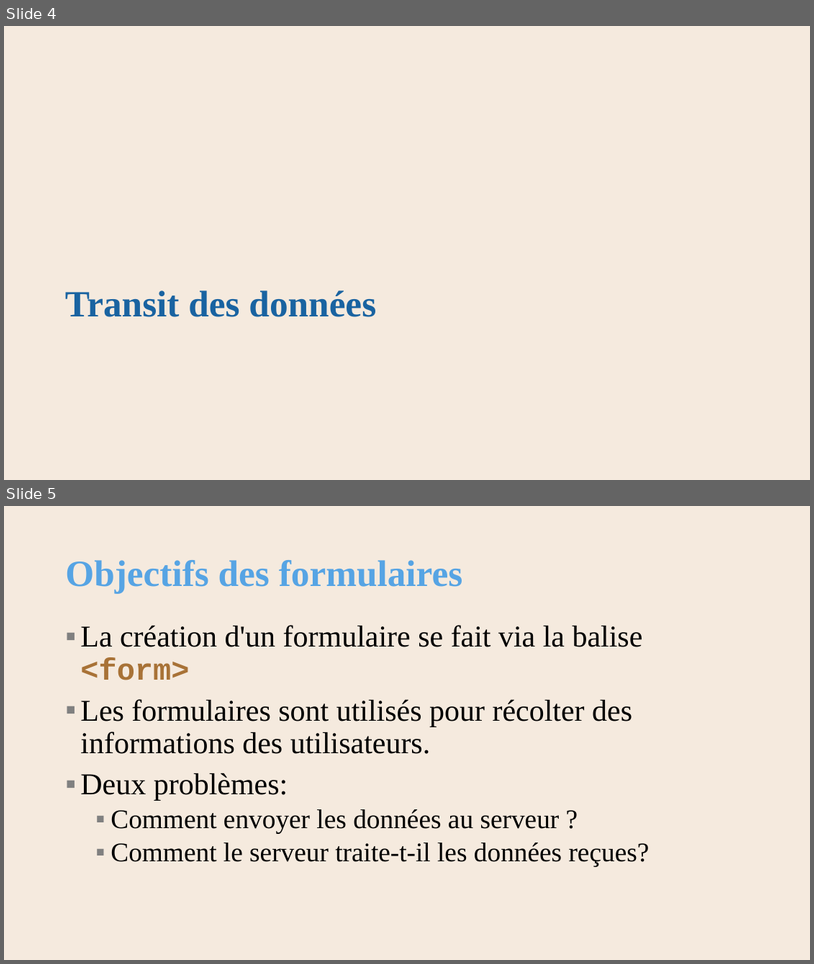
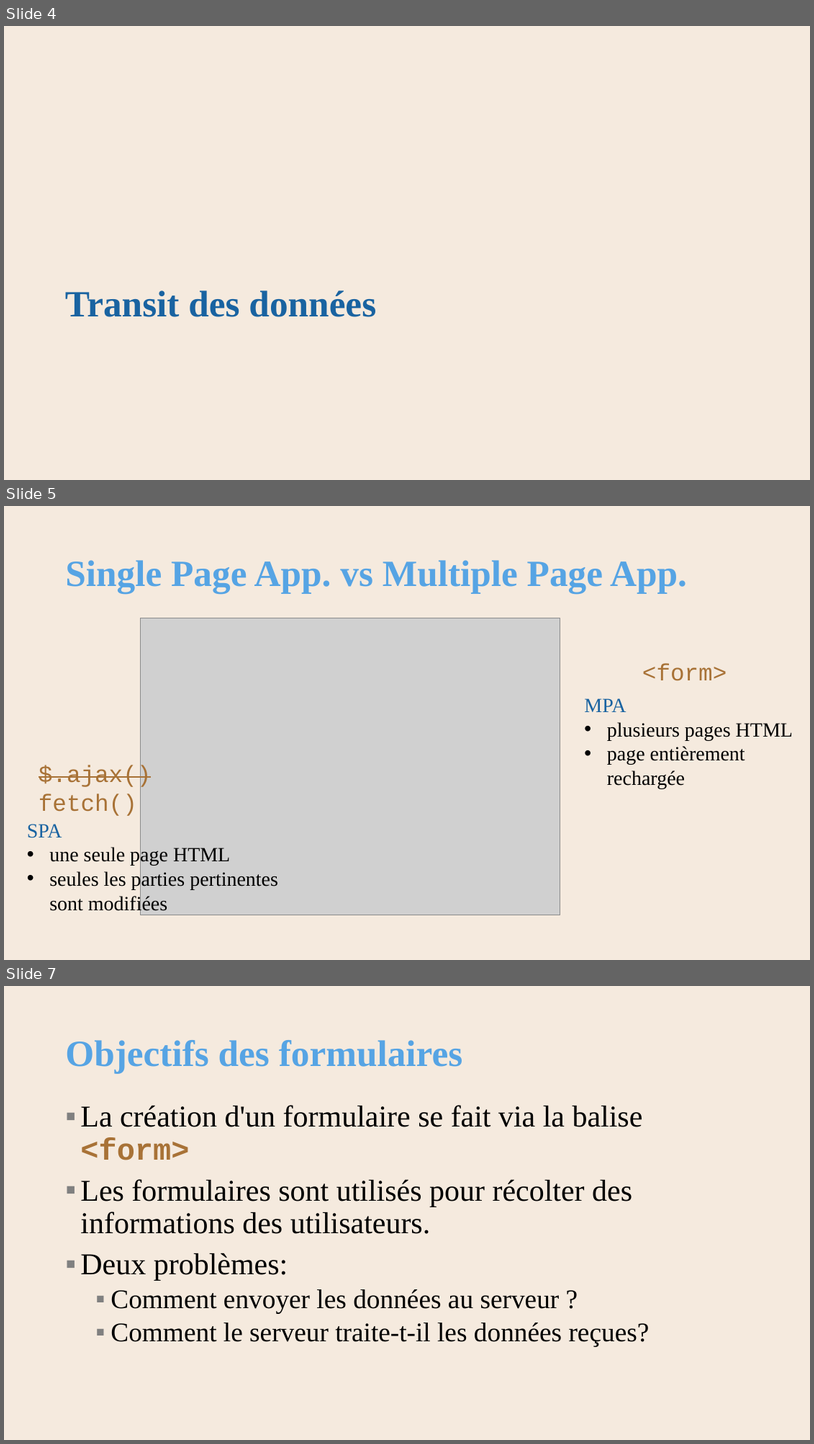
Before and after one commit to AlainWafflard/4IPW3, a slide deck: syllabus/22_traitement_formulaire/syllabus_22_php_form.pptx. Shown one above the other, each under a label of ours: slides 4 and 5 before the commit, slides 4, 5 and 7 after it; the slides between them are not shown. The pictures are 814x964 and 814x1444 pixels, drawn with LibreOffice and Linux fonts; fonts in the diff are those of the drawing; grey boxes stand for pictures; background and template pictures are left out. Boxes give left, top, right and bottom in pixels: in the first picture for what was removed or moved away, otherwise in the second. Text is boxed around its words. In the diff, an @@ line names an element or a change of style, - is before the commit and + after.

```diff
--- a/syllabus/22_traitement_formulaire/syllabus_22_php_form.pptx
+++ b/syllabus/22_traitement_formulaire/syllabus_22_php_form.pptx
@@ slide 5 added at box(4, 506, 810, 960), background #F5EADE @@
@@ title added at box(65, 560, 687, 593), 44 pt, text #56A4E4, bold @@
+Single Page App. vs Multiple Page App.
@@ picture added at box(141, 618, 561, 915) @@
@@ text added at box(643, 663, 727, 681), 28 pt, text #A87236 @@
+<form>
@@ text added at box(584, 698, 793, 789), 24 pt, text #000000 @@
+MPA
+• plusieurs pages HTML
+• page entièrement rechargée
@@ text added at box(39, 765, 152, 816), 28 pt, text #A87236, strikethrough @@
+$.ajax()
+fetch()
@@ text added at box(27, 824, 278, 914), 24 pt, text #000000 @@
+SPA
+• une seule page HTML
+• seules les parties pertinentes sont modifiées
@@ what was slide 5 is now slide 7 @@
```
Also in this commit, not shown: 1 other slide added, 3 other files.
